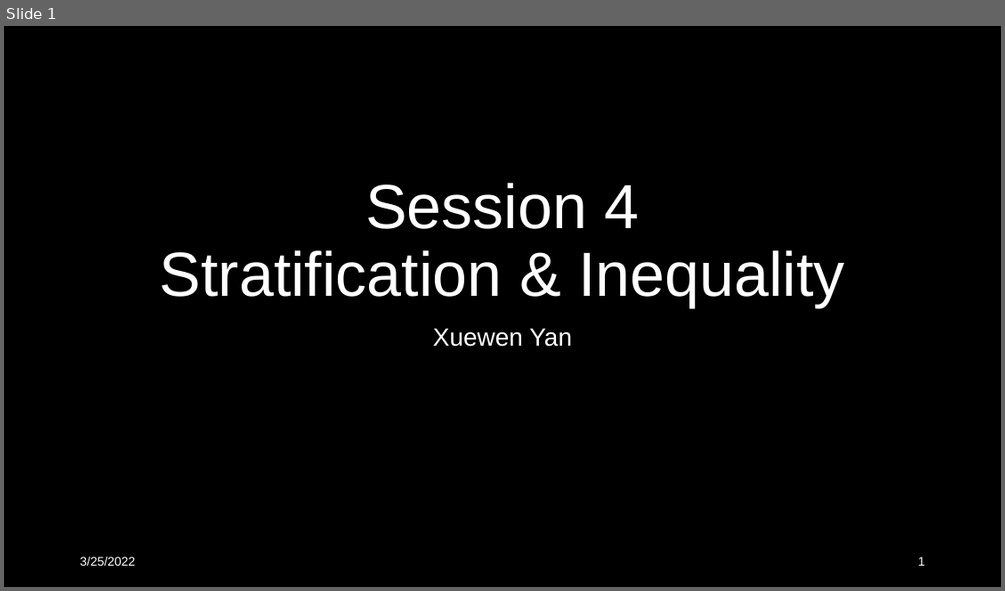
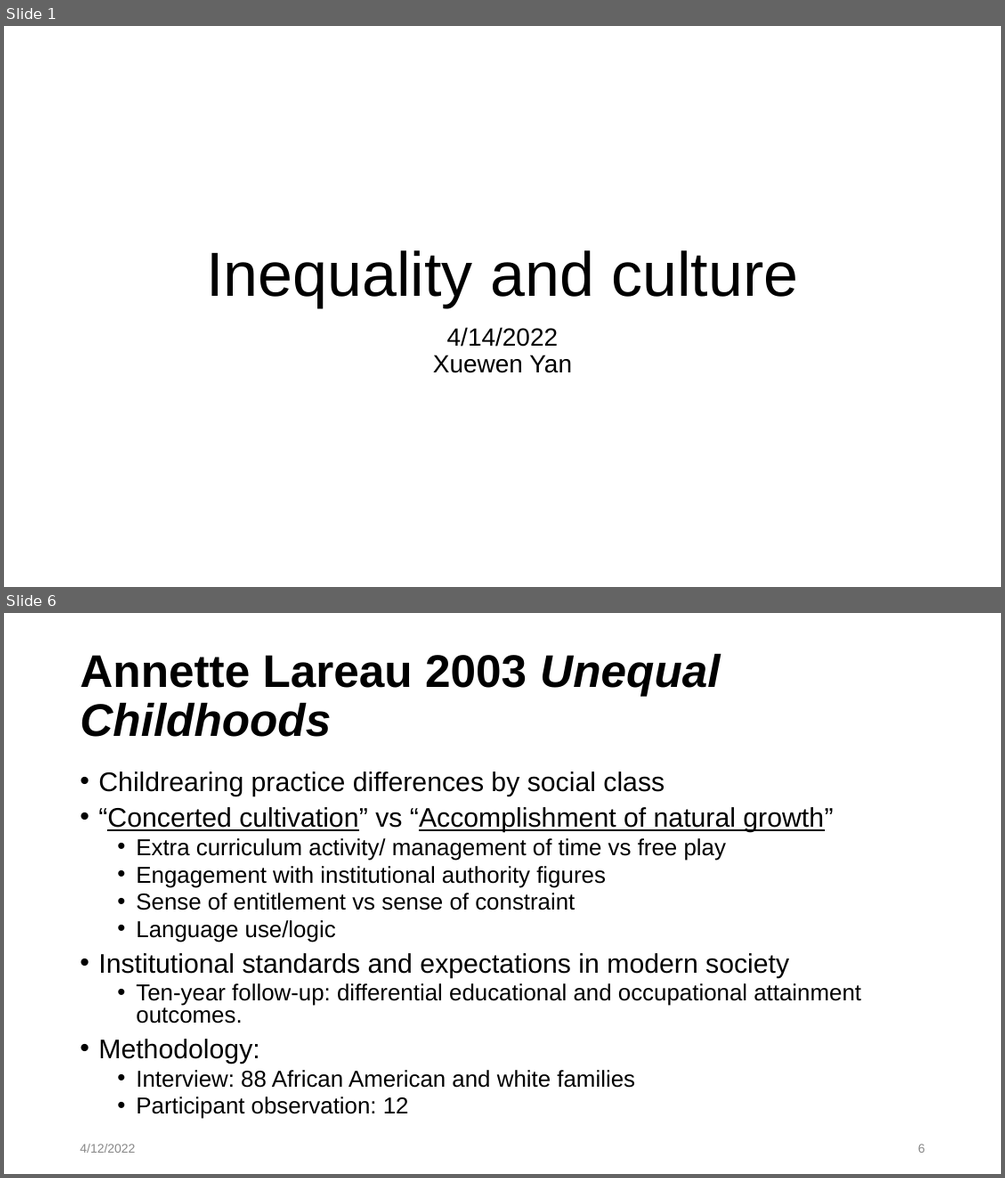
Before and after one commit to XueWenSYan/Intro_to_sociology, a slide deck: Meeting 4.pptx. Shown one above the other, each under a label of ours: slide 1 before the commit, slides 1 and 6 after it; the slides between them are not shown. The pictures are 1005x591 and 1005x1178 pixels, drawn with LibreOffice and Linux fonts; fonts in the diff are those of the drawing. Boxes give left, top, right and bottom in pixels: in the first picture for what was removed or moved away, otherwise in the second. Text is boxed around its words. In the diff, an @@ line names an element or a change of style, - is before the commit and + after.

```diff
--- a/Meeting 4.pptx
+++ b/Meeting 4.pptx
@@ slide 6 added at [4, 613, 1001, 1174], background #FFFFFF @@
@@ title added at [80, 653, 720, 737], 44 pt, text #000000, bold @@
+Annette Lareau 2003 Unequal Childhoods
@@ text added at [98, 771, 861, 1119], 22.2 pt, text #000000 @@
+• Childrearing practice differences by social class
+• “Concerted cultivation” vs “Accomplishment of natural growth”
+  • Extra curriculum activity/ management of time vs free play
+  • Engagement with institutional authority figures
+  • Sense of entitlement vs sense of constraint
+  • Language use/logic
+• Institutional standards and expectations in modern society
+  • Ten-year follow-up: differential educational and occupational attainment outcomes.
+• Methodology:
+  • Interview: 88 African American and white families
+  • Participant observation: 12
@@ text added at [80, 1143, 135, 1152], 12 pt, text #888888 @@
+4/12/2022
@@ page number added at [918, 1143, 925, 1152], 12 pt, text #888888 @@
+6
@@ slide 1 changed as well @@
@@ background #000000 to #FFFFFF @@
@@ title at [206, 250, 798, 307]: text changed; text colour #FFFFFF to #000000 @@
-Session 4
-Stratification & Inequality
+Inequality and culture
@@ subtitle at [447, 327, 558, 346]: paragraph added @@
+4/14/2022
@@ subtitle at [433, 354, 572, 373]: text colour #FFFFFF to #000000 in "Xuewen Yan"; less space between paragraphs @@
@@ text removed at [80, 556, 135, 565] @@
-3/25/2022
@@ page number removed at [918, 556, 925, 565] @@
-1
```
Also in this commit, not shown: 1 other slide changed, 8 other slides added, 9 slides removed, 11 other files.
